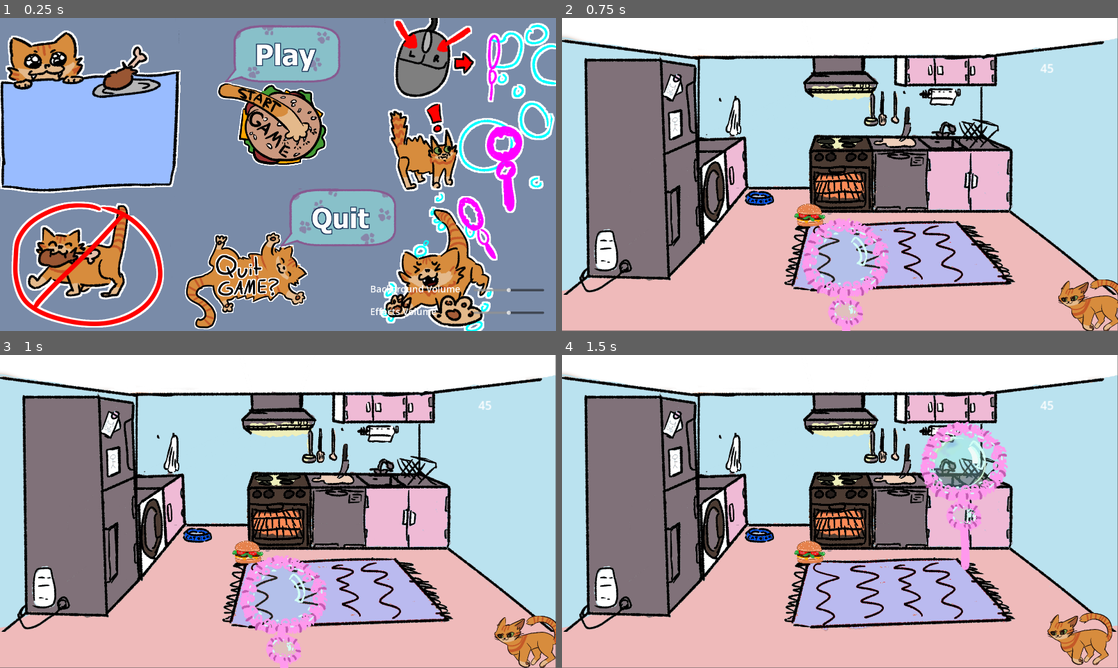
Above: before the commit, frames 1-4 (two rows, left to right).
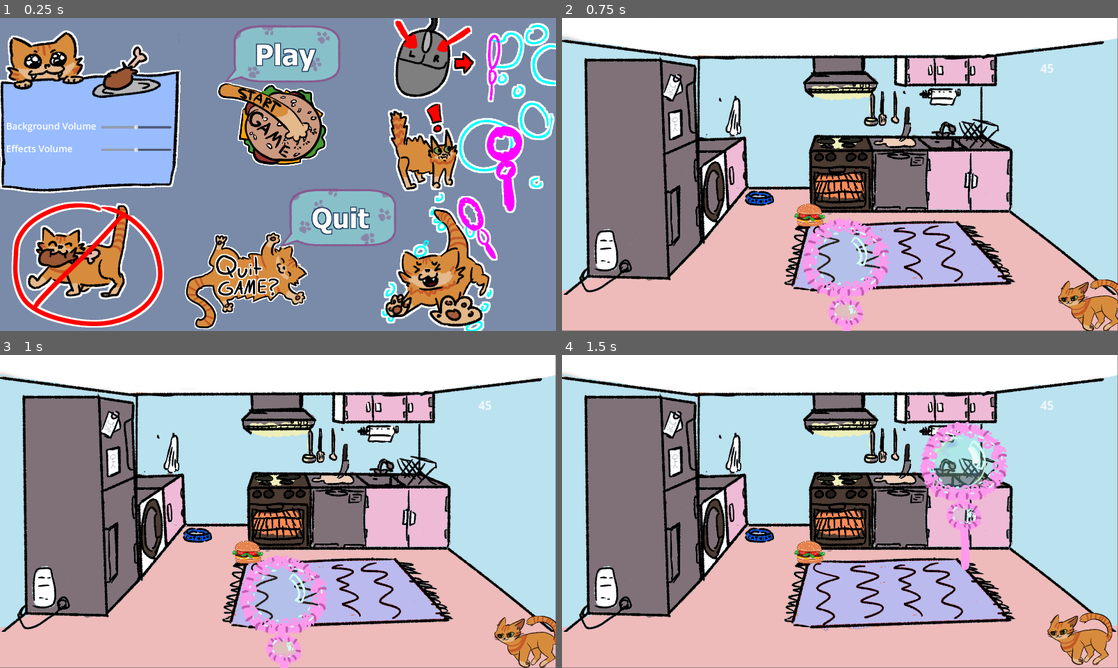
Above: after the commit, the same moments.

Repository: LuckyDiamond2/GGJ2025-Snack-attack-Bubble-Trouble
Game: Godot game, scene res://scenes/title_screen.tscn
Two runs of this game, one before a commit and one after it. Both use one fixed random seed, a clock stepped at 60 frames per second and the inputs below.
Inputs (mouse positions are in pixels of both pictures, inside the frame that each line leads up to):
- Up to frame 1 (0.25 s): no input
- Up to frame 2 (0.75 s): click (845, 52) at 0.5 s
- Up to frame 3 (1 s): no input
- Up to frame 4 (1.5 s): move the mouse to (962, 495) at 1.27 s; click (962, 495) at 1.42 s

The runs differ from the first frame. In frame 1, 0.9% of the frame differs, in the area x 1-98%, y 33-95%; in frame 2, nothing differs; in frame 3, nothing differs; in frame 4, nothing differs.

Commit message:
fixed location of audio sliders

Diff:
--- a/scenes/title_screen.tscn
+++ b/scenes/title_screen.tscn
@@ -63,18 +63,18 @@
 [node name="BGMVolume" type="Node" parent="."]
 
 [node name="Label" type="Label" parent="BGMVolume"]
-offset_left = 1278.0
-offset_top = 912.0
-offset_right = 1590.0
-offset_bottom = 957.0
+offset_left = 21.0
+offset_top = 350.0
+offset_right = 333.0
+offset_bottom = 395.0
 text = "Background Volume"
 label_settings = SubResource("LabelSettings_tf5f6")
 
 [node name="HSlider" type="HSlider" parent="BGMVolume"]
-offset_left = 1636.0
-offset_top = 899.0
-offset_right = 1879.0
-offset_bottom = 979.0
+offset_left = 349.0
+offset_top = 337.0
+offset_right = 592.0
+offset_bottom = 417.0
 max_value = 1.0
 step = 0.05
 value = 0.5
@@ -82,18 +82,18 @@
 [node name="EffectVolume" type="Node" parent="."]
 
 [node name="Label" type="Label" parent="EffectVolume"]
-offset_left = 1278.0
-offset_top = 990.0
-offset_right = 1590.0
-offset_bottom = 1035.0
+offset_left = 21.0
+offset_top = 428.0
+offset_right = 333.0
+offset_bottom = 473.0
 text = "Effects Volume"
 label_settings = SubResource("LabelSettings_fl26a")
 
 [node name="HSlider" type="HSlider" parent="EffectVolume"]
-offset_left = 1636.0
-offset_top = 977.0
-offset_right = 1879.0
-offset_bottom = 1057.0
+offset_left = 349.0
+offset_top = 415.0
+offset_right = 592.0
+offset_bottom = 495.0
 max_value = 1.0
 step = 0.05
 value = 0.5
Not shown, changed: export_presets.cfg
